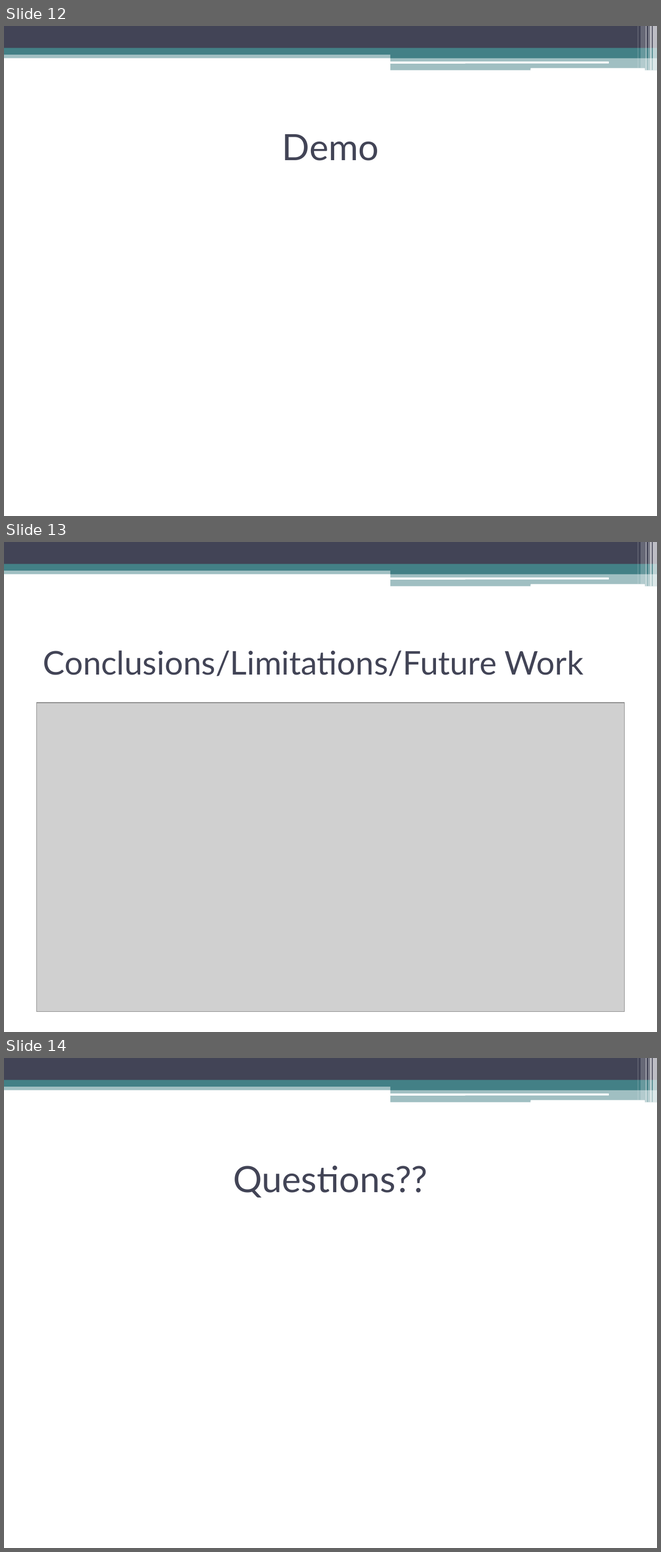
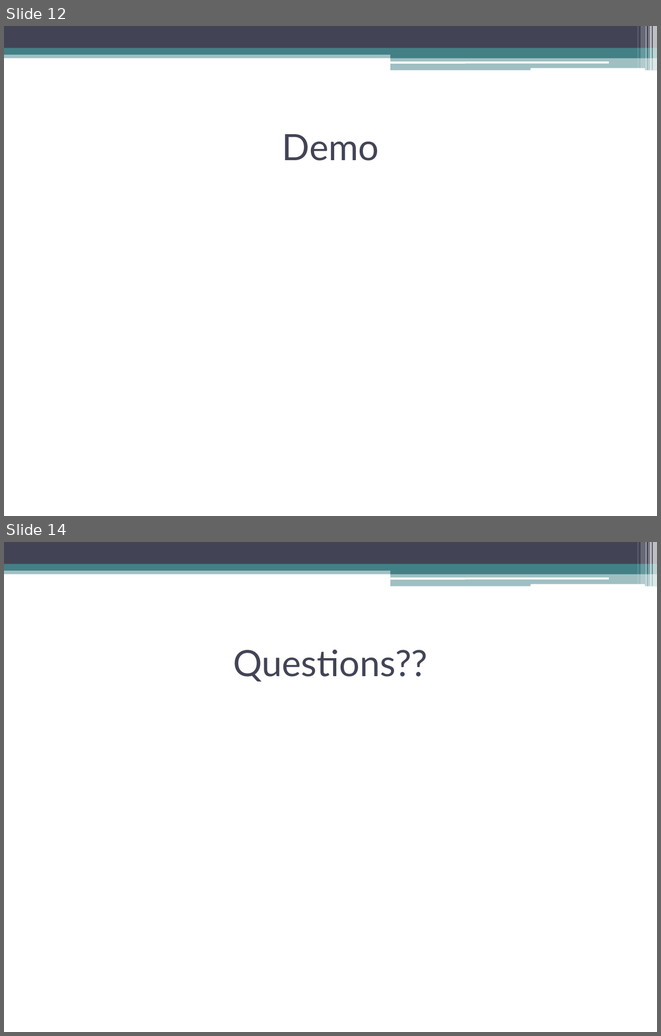
Before and after one commit to oshanis/r-store, a slide deck: docs/R_Store.ppt. Shown one above the other, each under a label of ours: slides 12, 13 and 14 before the commit, slides 12 and 14 after it; the slides between them are not shown. The pictures are 661x1552 and 661x1036 pixels, drawn with LibreOffice and Linux fonts; fonts in the diff are those of the drawing; grey boxes stand for pictures. Boxes give left, top, right and bottom in pixels: in the first picture for what was removed or moved away, otherwise in the second. Text is boxed around its words. In the diff, an @@ line names an element or a change of style, - is before the commit and + after.

```diff
--- a/docs/R_Store.ppt
+++ b/docs/R_Store.ppt
@@ slide 13 removed at (x1=4, y1=542, x2=657, y2=1032), background #FFFFFF; not listed: 13 template elements that a slide beside it also shows @@
@@ title removed at (x1=43, y1=650, x2=584, y2=676) @@
-Conclusions/Limitations/Future Work
@@ picture removed at (x1=37, y1=703, x2=624, y2=1012) @@
```
Also in this commit, not shown: 3 slides changed, 2 slides added, 1 other slide removed, 1 other file.
